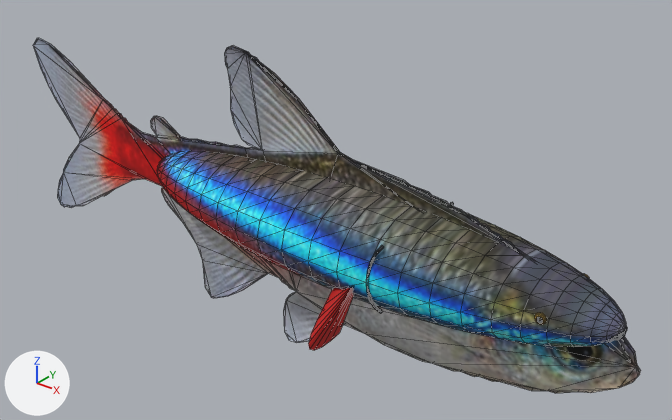
Two versions of the glTF model public/aqua/models/fish/neon_tetra.glb, one commit apart.
Both versions are drawn from a 50 mm camera at (1.249, -1.635, 1.059) aimed at (-0.129, 0.088, -0.009). Every picture has the same lights, and +X, +Y and +Z are marked at lower left. The older version comes first. Mesh edges are drawn as thin lines. Vertices at exactly the same position are counted once.

Names of what the first picture shows: 'neon_tetra'.
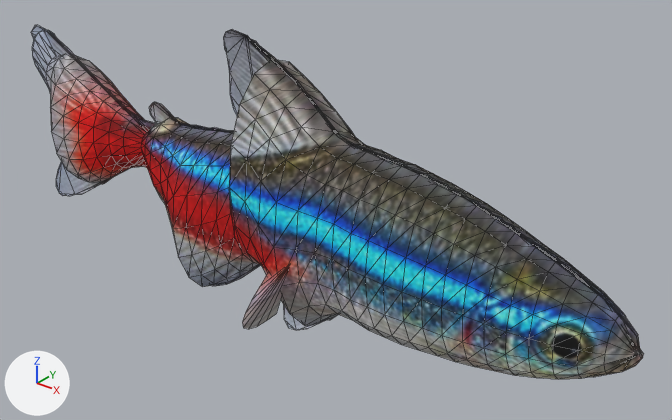
Pixel boxes (x1, y1, x2, y2) of what changed, in the pictures (672 x 420 px; the box of a moved part takes in the faces that stretch with it):
'neon_tetra', reshaped: before (33, 38, 641, 393); after (31, 25, 643, 379)
part 1 of me_neon_tetra, moved or reshaped: before (308, 288, 353, 350); after (242, 267, 288, 329)
part 2 of me_neon_tetra, rebuilt (29% wider, 78% taller): before (157, 151, 626, 347); after (32, 30, 635, 379)
part 3 of me_neon_tetra, deleted: before (366, 202, 627, 340)
part 4 of me_neon_tetra, moved or reshaped: before (33, 38, 641, 393); after (31, 25, 643, 377)

The change, as a diff of the scene's bpy script:
```diff
--- a/public/aqua/models/fish/neon_tetra.glb.py
+++ b/public/aqua/models/fish/neon_tetra.glb.py
@@ me_neon_tetra @@
 # used by ob_neon_tetra; location = (0.0, 0.0, 0.0)
-me_neon_tetra.from_pydata(...)  # 1143 vertices, 2134 faces; spans x -1.27..0.75, y -0.3..0.3, z -0.41..0.41
+me_neon_tetra.from_pydata(...)  # 979 vertices, 1846 faces; spans x -1.27..0.75, y -0.3..0.3, z -0.37..0.45
+# me_neon_tetra part 1: the loose piece of 11 vertices spanning x 0.05..0.13, y -0.3..-0.14, z -0.19..-0.02 is moved by (-0.21, 0.0, -0.03)
+# me_neon_tetra part 2: the loose piece of 443 vertices spanning x -0.7..0.7, y -0.18..0.18, z -0.13..0.13 is rebuilt with 665 vertices and now spans x -1.25..0.74, y -0.18..0.18, z -0.33..0.4
+# me_neon_tetra part 3: 9 loose pieces with 386 vertices, spanning x 0.16..0.7, y -0.17..0.17, z -0.09..0.09, are deleted
+# me_neon_tetra part 4: 290 vertices removed from x -1.27..0.75, y 0.0, z -0.41..0.41; 290 vertices added at x -1.27..0.75, y 0.0, z -0.37..0.45
+# other edits to the shape of me_neon_tetra do not show in these pictures
 me_neon_tetra.materials.append(mat_painted_pbr_atlas)
```
